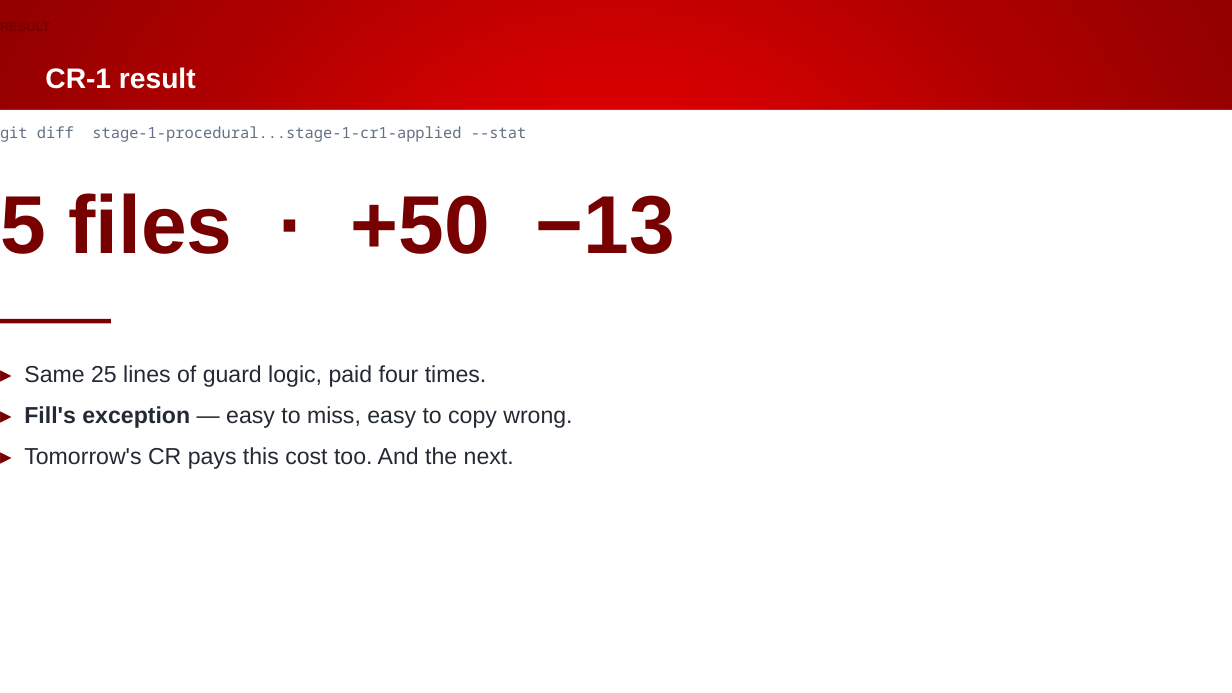
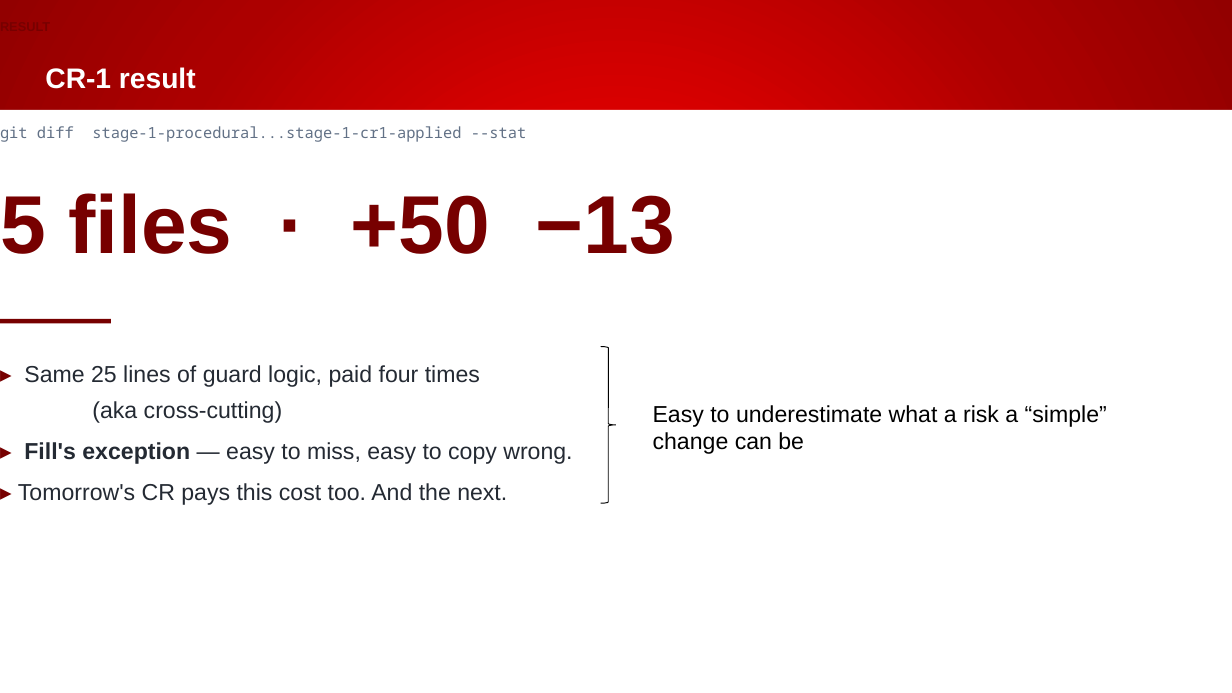
Before and after one commit to Beckhoff-USA-Community/Procedural_To_SOLID, a slide deck: slide 22 of presentation/NEM2026_workshop.pptx (slide 16 before the commit). Drawn at 1232x693 pixels with LibreOffice and Linux fonts; fonts in the diff are those of the drawing; background and template pictures are left out. Boxes give left, top, right and bottom in pixels: in the first picture for what was removed or moved away, otherwise in the second. Text is boxed around its words. In the diff, an @@ line names an element or a change of style, - is before the commit and + after.

```diff
--- a/presentation/NEM2026_workshop.pptx
+++ b/presentation/NEM2026_workshop.pptx
@@ right brace added at [601, 347, 616, 504], outline #000000 0.75 pt @@
@@ text at [24, 365, 480, 423]: text changed @@
-▸ Same 25 lines of guard logic, paid four times.
+▸ Same 25 lines of guard logic, paid four times
+(aka cross-cutting)
@@ text added at [653, 405, 1107, 454], 18 pt, text #000000 @@
+Easy to underestimate what a risk a “simple”
+change can be
```
Also in this commit, not shown: 21 other slides changed, 15 slides added, 1 slide removed, 2 other files.
